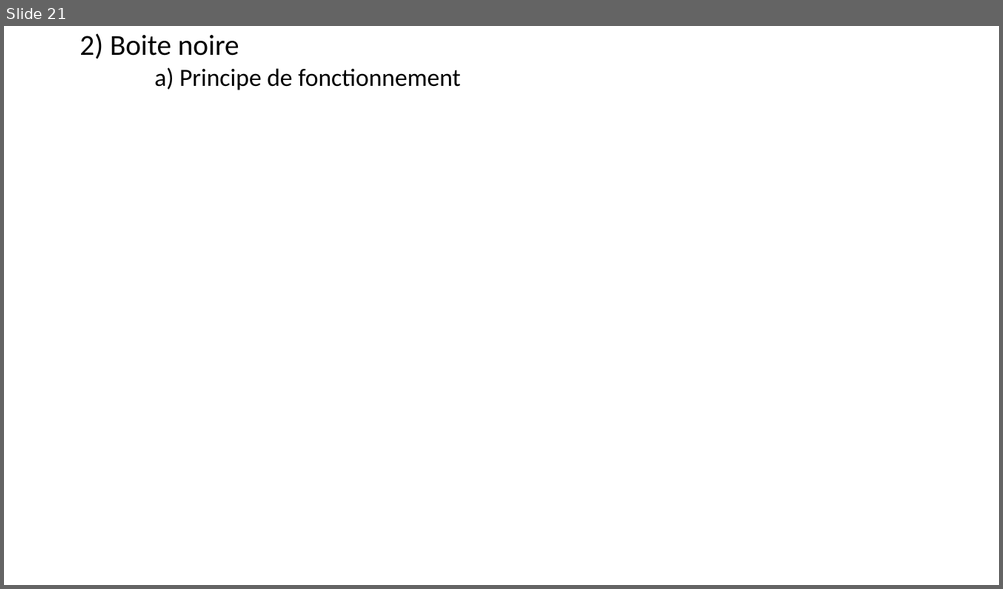
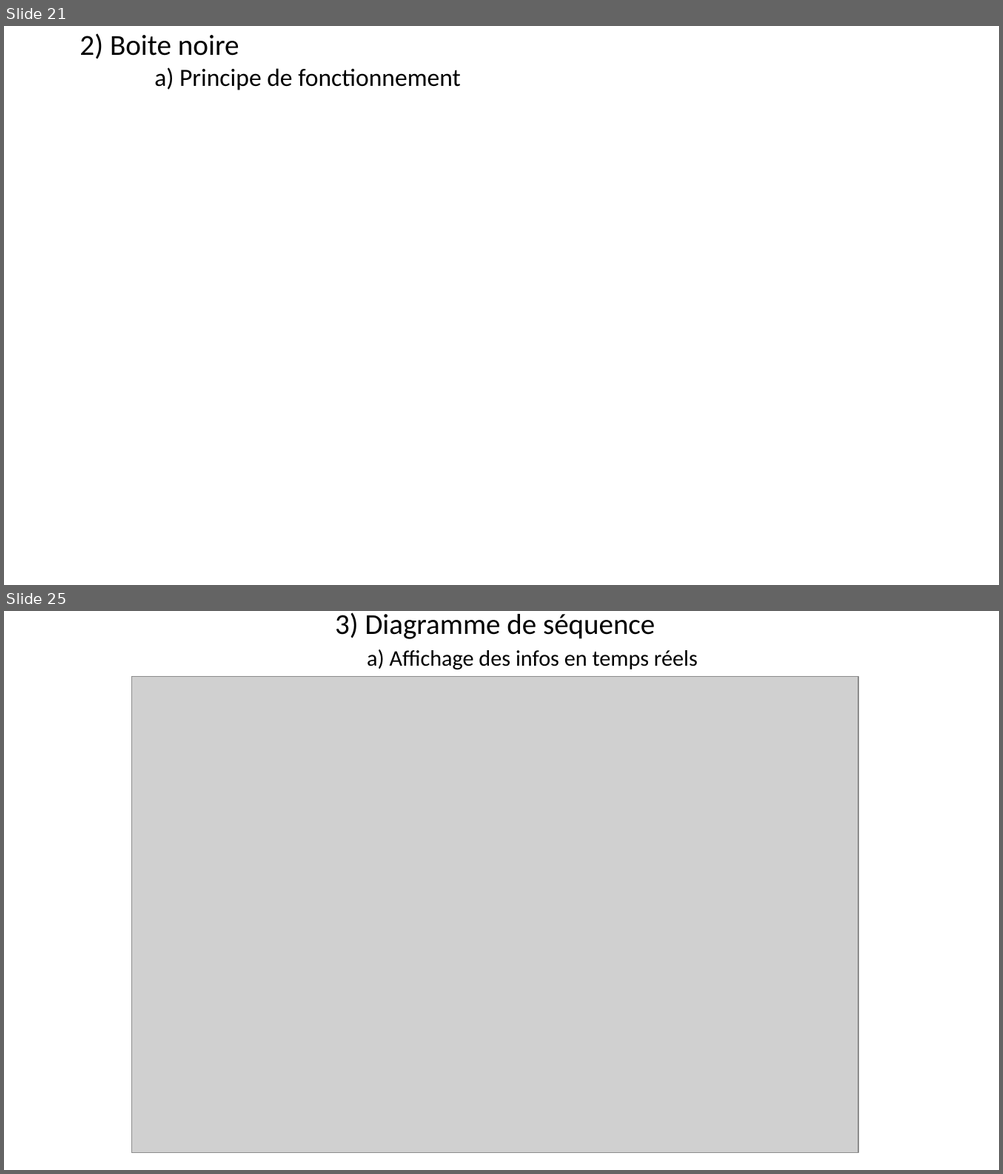
Before and after one commit to Maja2308/Projet_Cross, a slide deck: Diagrammes Communs/Presentation_Revue0.pptx. Shown one above the other, each under a label of ours: slide 21 before the commit, slides 21 and 25 after it; the slides between them are not shown. The pictures are 1003x589 and 1003x1174 pixels, drawn with LibreOffice and Linux fonts; fonts in the diff are those of the drawing; grey boxes stand for pictures. Boxes give left, top, right and bottom in pixels: in the first picture for what was removed or moved away, otherwise in the second. Text is boxed around its words. In the diff, an @@ line names an element or a change of style, - is before the commit and + after.

Commit message:
diagrammes et diapo

```diff
--- a/Diagrammes Communs/Presentation_Revue0.pptx
+++ b/Diagrammes Communs/Presentation_Revue0.pptx
@@ slide 25 added at [4, 611, 999, 1170], background #FFFFFF @@
@@ title added at [335, 612, 697, 670], 21.6 pt, text #000000 @@
+    3) Diagramme de séquence
+    a) Affichage des infos en temps réels
@@ picture added at [131, 677, 858, 1153] @@
```
Also in this commit, not shown: 2 slides changed, 5 other slides added, 1 slide removed, 3 other files.
